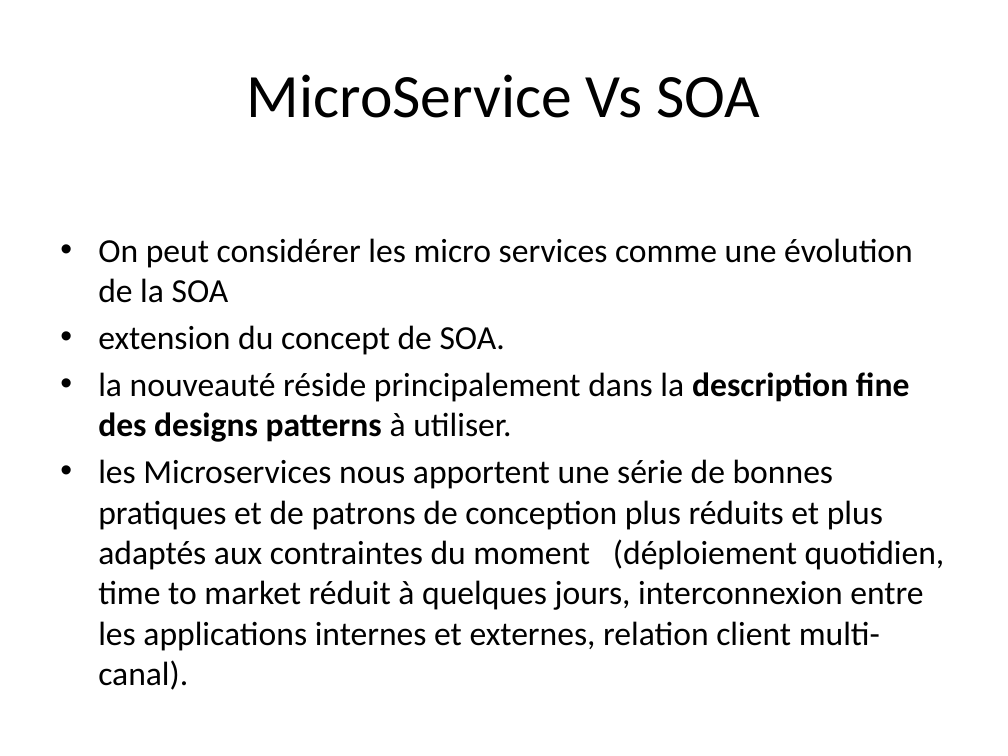
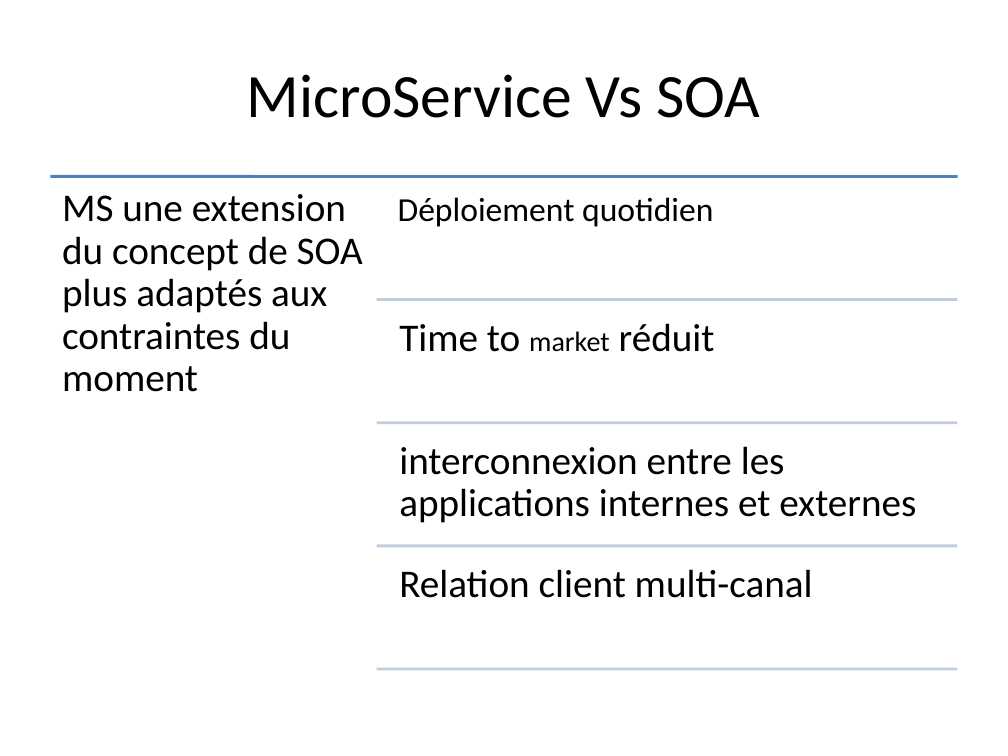
Before and after one commit to aminebarrima/M2A_Documentation, a slide deck: slide 5 of M2A-SOA.pptx. Drawn at 1008x756 pixels with LibreOffice and Linux fonts; fonts in the diff are those of the drawing. Boxes give left, top, right and bottom in pixels: in the first picture for what was removed or moved away, otherwise in the second. Text is boxed around its words. In the diff, an @@ line names an element or a change of style, - is before the commit and + after.

Commit message:
architecture soa

```diff
--- a/M2A-SOA.pptx
+++ b/M2A-SOA.pptx
@@ text removed at (x1=98, y1=238, x2=945, y2=690) @@
-• On peut considérer les micro services comme une évolution de la SOA
-• extension du concept de SOA.
-• la nouveauté réside principalement dans la description fine des designs patterns à utiliser.
-• les Microservices nous apportent une série de bonnes pratiques et de patrons de conception plus réduits et plus adaptés aux contraintes du moment (déploiement quotidien, time to market réduit à quelques jours, interconnexion entre les applications internes et externes, relation client multi-canal).
@@ group added at (x1=50, y1=176, x2=958, y2=669): 5 lines, 5 texts @@
+MS une extension du concept de SOA plus adaptés aux contraintes du moment
+Déploiement quotidien
+Time to market réduit
+interconnexion entre les applications internes et externes
+Relation client multi-canal
```
